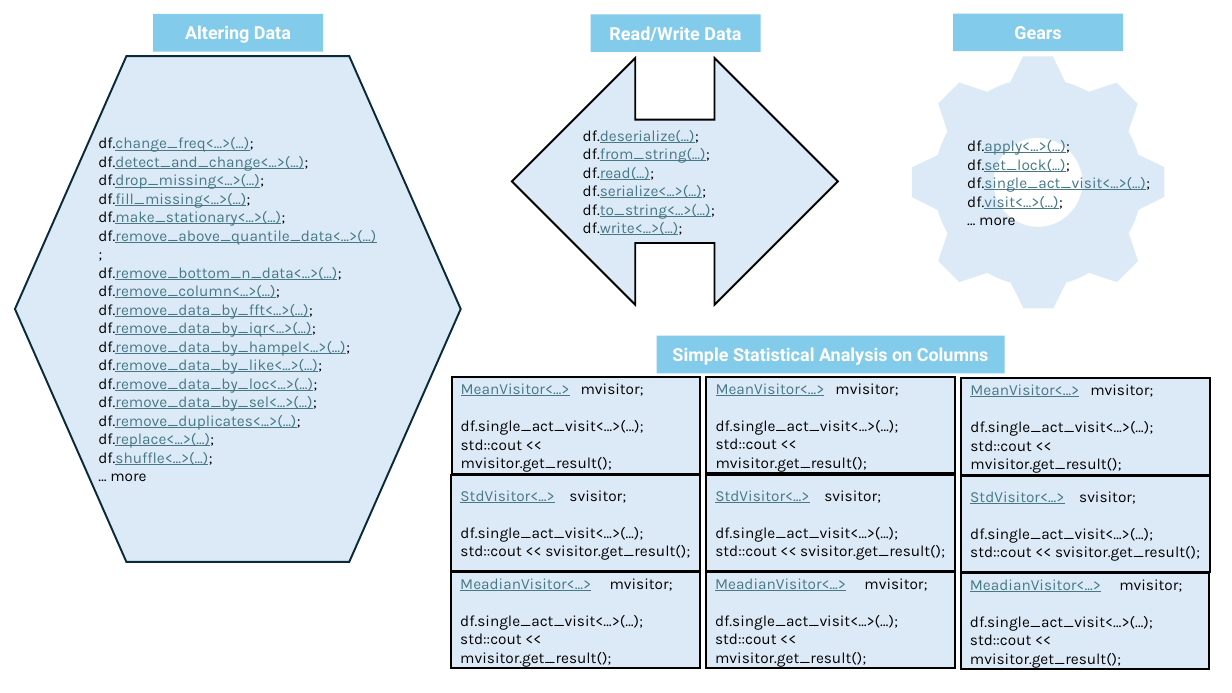
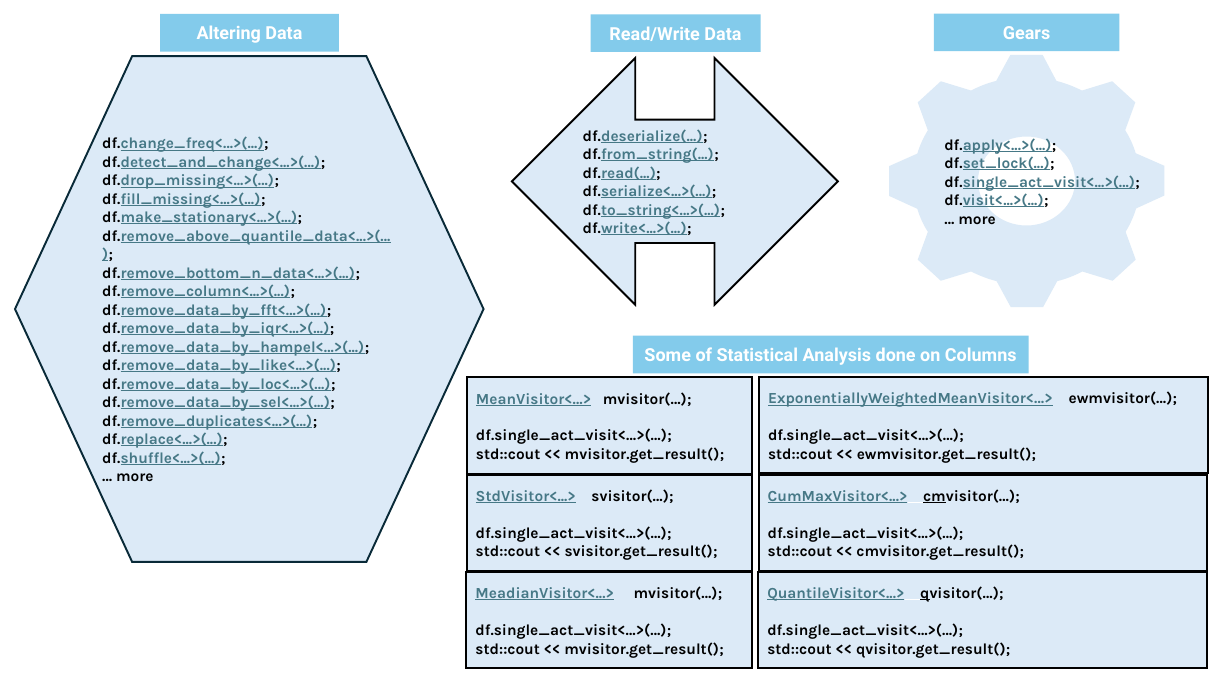
Before and after one commit to hosseinmoein/DataFrame, a slide deck: slide 2 of docs/CheatSheet.pptx. Drawn at 1232x693 pixels with LibreOffice and Linux fonts; fonts in the diff are those of the drawing. Boxes give left, top, right and bottom in pixels: in the first picture for what was removed or moved away, otherwise in the second. Text is boxed around its words. In the diff, an @@ line names an element or a change of style, - is before the commit and + after.

```diff
--- a/docs/CheatSheet.pptx
+++ b/docs/CheatSheet.pptx
@@ rectangle "Altering Data" resized from (x1=153, y1=14, x2=323, y2=52) to (x1=160, y1=14, x2=338, y2=52) @@
@@ rectangle "Gears" resized from (x1=953, y1=14, x2=1123, y2=52) to (x1=934, y1=14, x2=1120, y2=52) @@
@@ hexagon "df.change_freq<...>(...);" resized from (x1=15, y1=56, x2=460, y2=562) to (x1=15, y1=56, x2=483, y2=562) @@
@@ bold on in 3 elements at (x1=512, y1=58, x2=838, y2=305), (x1=15, y1=56, x2=483, y2=562), (x1=889, y1=55, x2=1165, y2=308) @@
@@ freeform shape "df.apply<...>(...);" resized from (x1=912, y1=56, x2=1165, y2=309) to (x1=889, y1=55, x2=1165, y2=308) @@
@@ rectangle "Some of Statistical Analysis done ..." resized from (x1=657, y1=335, x2=1006, y2=373) to (x1=633, y1=335, x2=1029, y2=373) @@
@@ text in rectangle at (x1=644, y1=347, x2=1017, y2=365): text changed @@
-Simple Statistical Analysis on Columns
+Some of Statistical Analysis done on Columns
@@ rectangle "MeanVisitor<…> mvisitor(…);" resized from (x1=452, y1=377, x2=701, y2=473) to (x1=467, y1=377, x2=752, y2=473) @@
@@ rectangle "ExponentiallyWeightedMeanVisitor<…> ewmvisitor(…);" resized from (x1=707, y1=377, x2=956, y2=473) to (x1=759, y1=377, x2=1208, y2=473) @@
@@ rectangle removed at (x1=961, y1=378, x2=1210, y2=474) @@
-MeanVisitor<…> mvisitor;
-df.single_act_visit<…>(…);
-std::cout << mvisitor.get_result();
@@ text in rectangle at (x1=476, y1=392, x2=692, y2=406): text changed; bold on @@
-MeanVisitor<…> mvisitor;
+MeanVisitor<…> mvisitor(…);
@@ text in rectangle at (x1=768, y1=392, x2=1053, y2=407): text changed; bold on @@
-MeanVisitor<…> mvisitor;
+ExponentiallyWeightedMeanVisitor<…> ewmvisitor(…);
@@ text in rectangle at (x1=476, y1=428, x2=725, y2=463): bold on in "df.single_act_visit<…>(…);", "std::cout << mvisitor.get_result();" @@
@@ text in rectangle at (x1=768, y1=447, x2=1036, y2=463): text changed; bold on @@
-std::cout << mvisitor.get_result();
+std::cout << ewmvisitor.get_result();
@@ text in rectangle at (x1=768, y1=428, x2=964, y2=444): bold on in "df.single_act_visit<…>(…);" @@
@@ rectangle "StdVisitor<...> svisitor(…);" resized from (x1=451, y1=475, x2=700, y2=571) to (x1=467, y1=475, x2=752, y2=571) @@
@@ rectangle "CumMaxVisitor<...> cmvisitor(…);" resized from (x1=706, y1=475, x2=955, y2=571) to (x1=759, y1=475, x2=1208, y2=571) @@
@@ rectangle removed at (x1=961, y1=476, x2=1210, y2=572) @@
-StdVisitor<...> svisitor;
-df.single_act_visit<…>(…);
-std::cout << svisitor.get_result();
@@ text in rectangle at (x1=476, y1=489, x2=673, y2=503): text changed; bold on @@
-StdVisitor<...> svisitor;
+StdVisitor<...> svisitor(…);
@@ text in rectangle at (x1=768, y1=489, x2=1020, y2=503): text changed; bold on @@
-StdVisitor<...> svisitor;
+CumMaxVisitor<...> cmvisitor(…);
@@ text in rectangle at (x1=476, y1=526, x2=718, y2=560): bold on in "df.single_act_visit<…>(…);", "std::cout << svisitor.get_result();" @@
@@ text in rectangle at (x1=768, y1=526, x2=964, y2=542): bold on in "df.single_act_visit<…>(…);" @@
@@ text in rectangle at (x1=768, y1=544, x2=1024, y2=560): text changed; bold on @@
-std::cout << svisitor.get_result();
+std::cout << cmvisitor.get_result();
@@ rectangle "MeadianVisitor<...> mvisitor(…);" resized from (x1=451, y1=572, x2=700, y2=668) to (x1=467, y1=572, x2=752, y2=668) @@
@@ text in rectangle at (x1=475, y1=586, x2=723, y2=600): text changed; bold on @@
-MeadianVisitor<...> mvisitor;
+MeadianVisitor<...> mvisitor(…);
@@ rectangle "QuantileVisitor<...> qvisitor(…);" resized from (x1=706, y1=572, x2=955, y2=668) to (x1=759, y1=572, x2=1208, y2=668) @@
@@ text in rectangle at (x1=767, y1=586, x2=1004, y2=602): text changed; bold on @@
-MeadianVisitor<...> mvisitor;
+QuantileVisitor<...> qvisitor(…);
@@ rectangle removed at (x1=961, y1=573, x2=1210, y2=669) @@
-MeadianVisitor<...> mvisitor;
-df.single_act_visit<…>(…);
-std::cout << mvisitor.get_result();
@@ text in rectangle at (x1=475, y1=623, x2=724, y2=658): bold on in "df.single_act_visit<…>(…);", "std::cout << mvisitor.get_result();" @@
@@ text in rectangle at (x1=767, y1=623, x2=963, y2=639): bold on in "df.single_act_visit<…>(…);" @@
@@ text in rectangle at (x1=767, y1=642, x2=1010, y2=658): text changed; bold on @@
-std::cout << mvisitor.get_result();
+std::cout << qvisitor.get_result();
```
Also in this commit, not shown: 1 other slide changed, 1 slide added, 1 other file.
